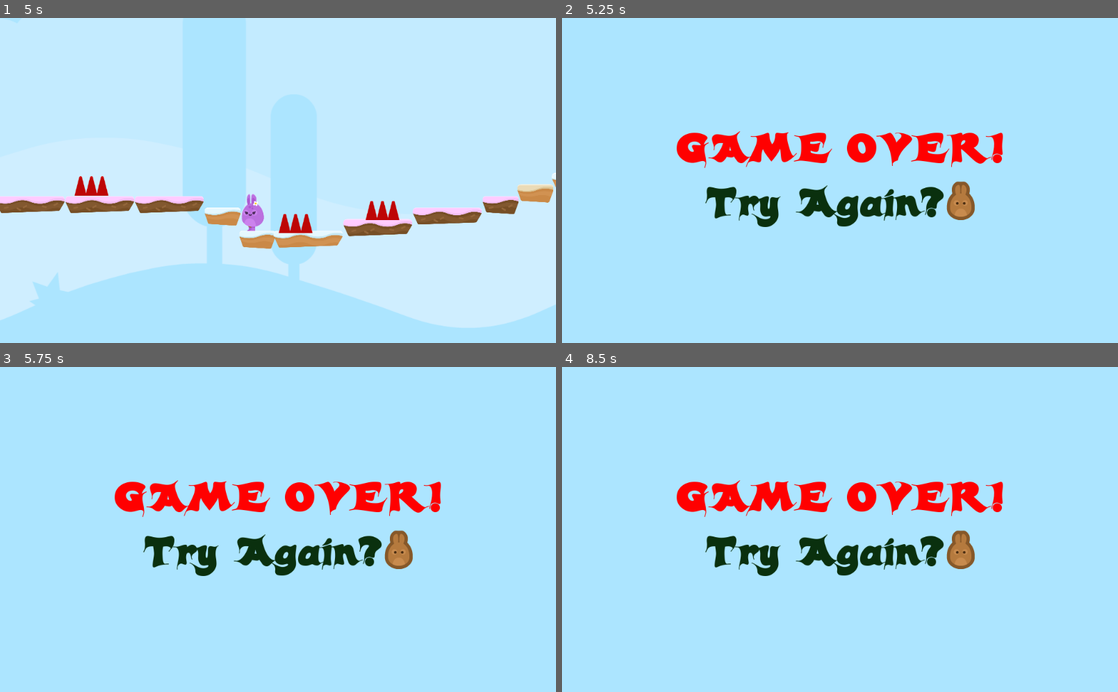
Above: before the commit, frames 1-4 (two rows, left to right).
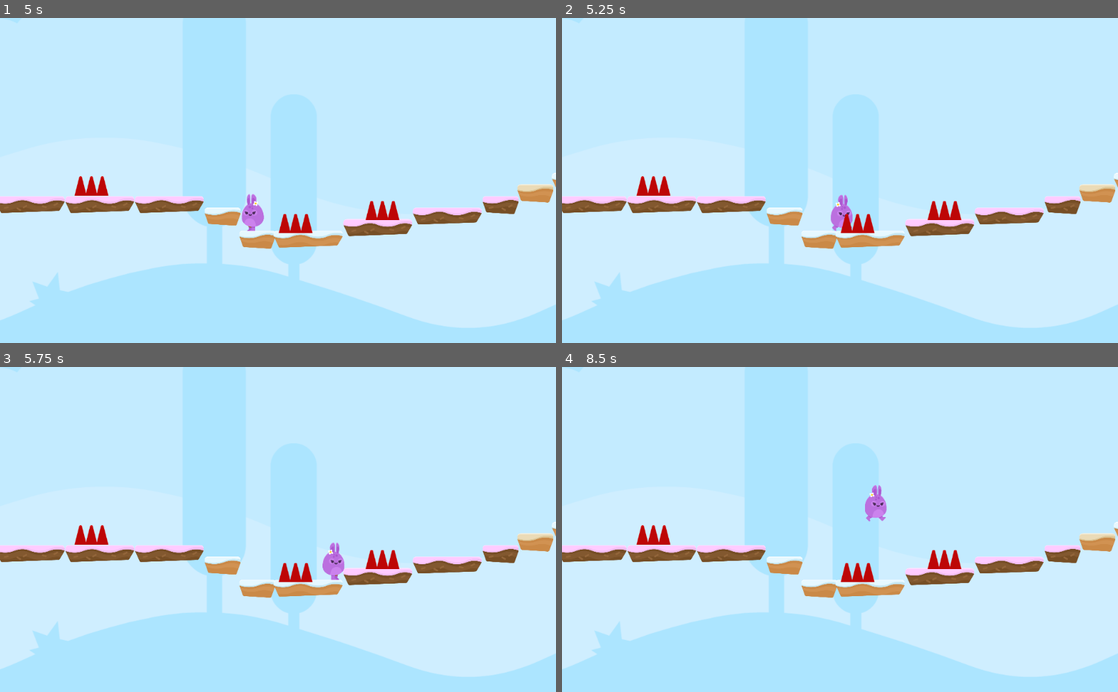
Above: after the commit, the same moments.

Repository: KennedyMungai/SimplePlatformer
Game: Godot game, scene res://Scenes/Levels/Level1.tscn
Same seed, same stepped clock (60 frames per second), same inputs: the game is played once before the commit and once after it.
Inputs (mouse positions are in pixels of both pictures, inside the frame that each line leads up to):
- Up to frame 1 (5 s): hold D (right) 0.53-2.03 s; tap W (jump) at 0.77, 1.52, 3.02, 3.77, 4.52 s; hold A (left) 2.03-2.78 s; hold D (right) 2.78-4.28 s; hold A (left) from 4.28 s (still down)
- Up to frame 2 (5.25 s): release A (left) at 5.03 s; hold D (right) from 5.03 s (still down)
- Up to frame 3 (5.75 s): keep holding D (right)
- Up to frame 4 (8.5 s): release D (right) at 5.75 s; click (962, 555) at 5.77 s; tap Enter at 6.5 s; hold A (left) 6.53-8.03 s; tap W (jump) at 6.77, 7.52, 8.27 s; hold D (right) from 8.03 s (still down)

Frame 1 is identical in both runs. In frame 2, 37% of the frame differs, in the area x 0-100%, y 34-96%; in frame 3, 37%; in frame 4, 37%.

Commit message:
Removed the lives variable from the hurt function

Diff:
--- a/Scripts/Player.gd
+++ b/Scripts/Player.gd
@@ -60,7 +60,6 @@
 	position.y -= 1;
 	yield(get_tree(), "idle_frame");
 	motion.y -= JUMP_SPEED;
-	lives -= 1;
 
 	if(lives < 0):
 		end_game();
